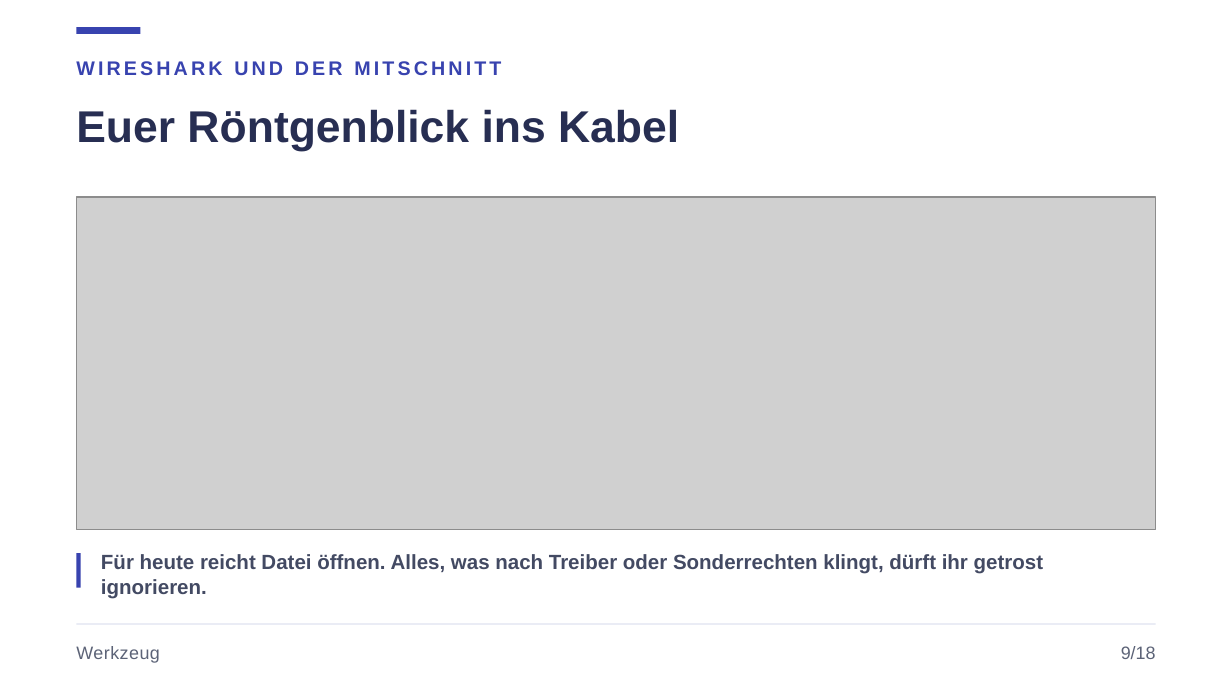
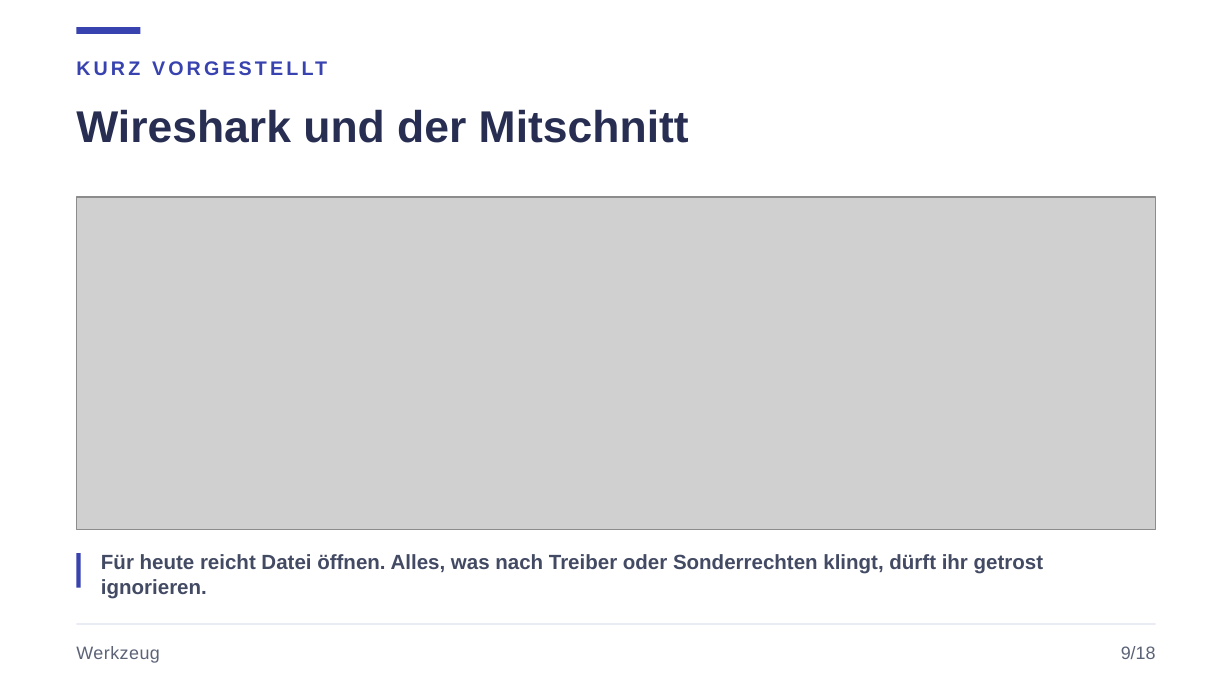
Before and after one commit to JacobMenge/kurs-unterlagen, a slide deck: slide 11 of folien/09-industrie-iot.pptx. Drawn at 1232x693 pixels with LibreOffice and Linux fonts; fonts in the diff are those of the drawing; grey boxes stand for pictures. Boxes give left, top, right and bottom in pixels: in the first picture for what was removed or moved away, otherwise in the second. Text is boxed around its words. In the diff, an @@ line names an element or a change of style, - is before the commit and + after.

```diff
--- a/folien/09-industrie-iot.pptx
+++ b/folien/09-industrie-iot.pptx
@@ text added at <box>76,52,1156,84</box>, 11.5 pt, text #3843AF, bold @@
+KURZ VORGESTELLT
@@ text at <box>76,109,689,143</box>: text changed; size 11.5 to 26 pt; text colour #3843AF to #272E52 @@
-WIRESHARK UND DER MITSCHNITT
+Wireshark und der Mitschnitt
@@ text "Wireshark und der Mitschnitt" at <box>76,109,689,143</box>: vertical alignment middle to top @@
@@ text removed at <box>76,109,679,152</box> @@
-Euer Röntgenblick ins Kabel
```
Also in this commit, not shown: 3 other slides changed, 29 other files.
